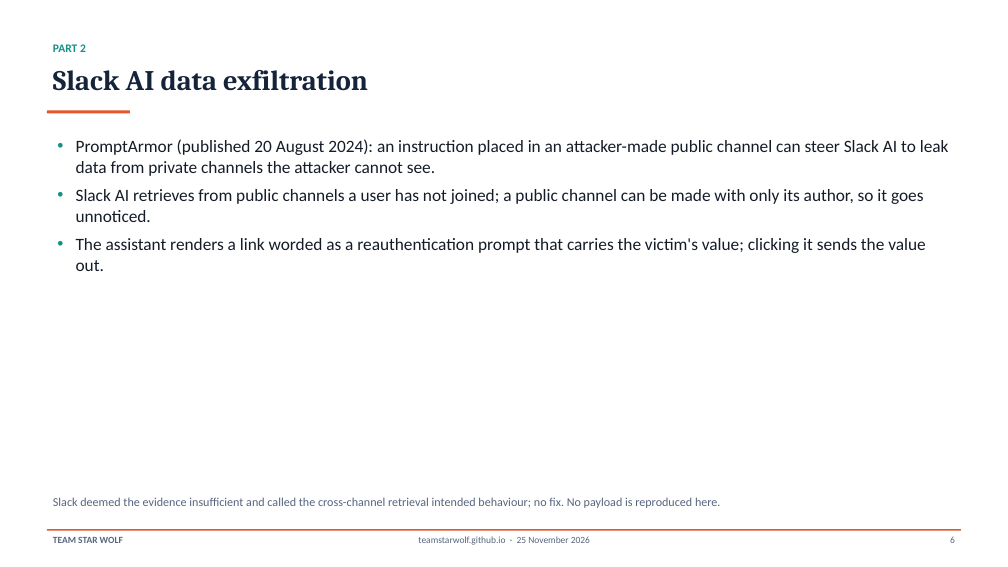
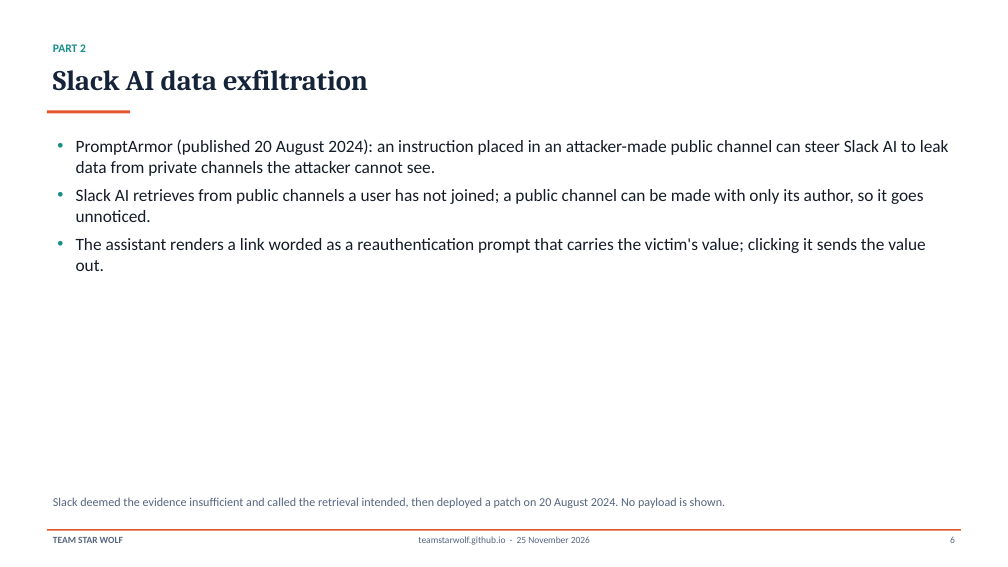
Before and after one commit to TeamStarWolf/TeamStarWolf, a slide deck: slide 6 of case-studies/slides/AI_Assistant_Prompt_Injection_Case_Study.pptx. Drawn at 1008x567 pixels with LibreOffice and Linux fonts; fonts in the diff are those of the drawing. Boxes give left, top, right and bottom in pixels: in the first picture for what was removed or moved away, otherwise in the second. Text is boxed around its words. In the diff, an @@ line names an element or a change of style, - is before the commit and + after.

```diff
--- a/case-studies/slides/AI_Assistant_Prompt_Injection_Case_Study.pptx
+++ b/case-studies/slides/AI_Assistant_Prompt_Injection_Case_Study.pptx
@@ text at [53,497,725,508]: text changed @@
-Slack deemed the evidence insufficient and called the cross-channel retrieval intended behaviour; no fix. No payload is reproduced here.
+Slack deemed the evidence insufficient and called the retrieval intended, then deployed a patch on 20 August 2024. No payload is shown.
```
Also in this commit, not shown: 4 other slides changed, 6 other files.
